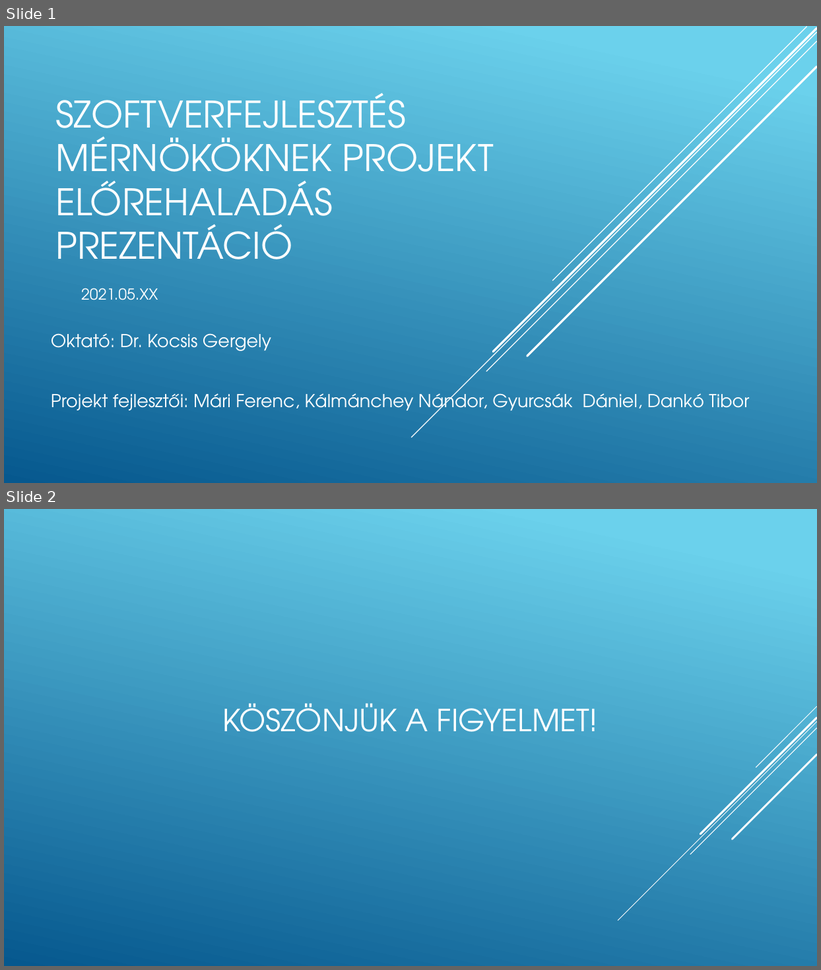
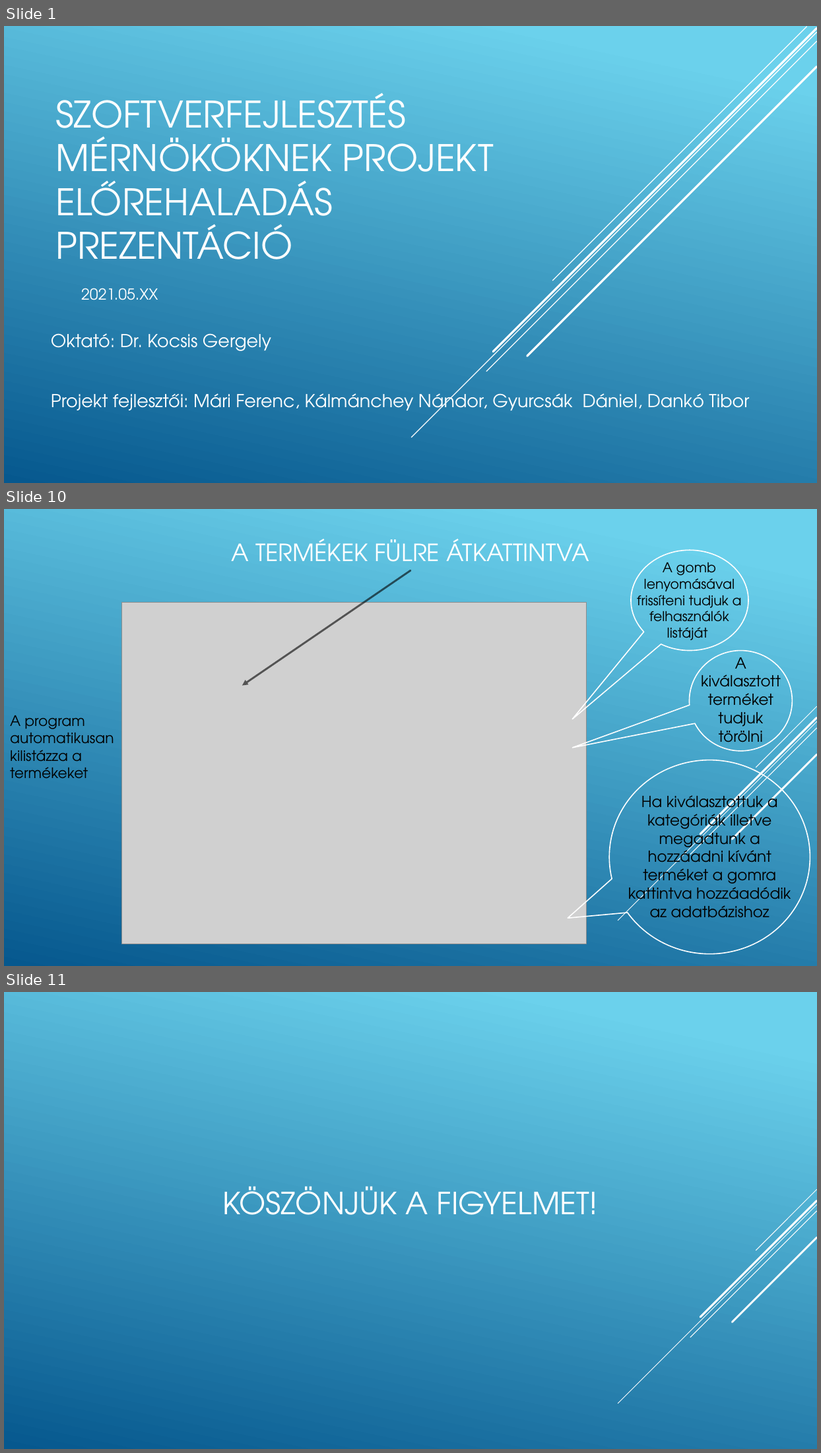
Before and after one commit to mariferi/Pontus, a slide deck: Végső_Szoftverfejlesztes_mernokoknek_projekt_elorehaladas_prezentacio.pptx. Shown one above the other, each under a label of ours: slides 1 and 2 before the commit, slides 1, 10 and 11 after it; the slides between them are not shown. The pictures are 821x970 and 821x1453 pixels, drawn with LibreOffice and Linux fonts; fonts in the diff are those of the drawing; grey boxes stand for pictures. Boxes give left, top, right and bottom in pixels: in the first picture for what was removed or moved away, otherwise in the second. Text is boxed around its words. In the diff, an @@ line names an element or a change of style, - is before the commit and + after.

```diff
--- a/Végső_Szoftverfejlesztes_mernokoknek_projekt_elorehaladas_prezentacio.pptx
+++ b/Végső_Szoftverfejlesztes_mernokoknek_projekt_elorehaladas_prezentacio.pptx
@@ slide 10 added at <box>4,509,817,966</box>, background gradient #6ED2EB to #06588E; not listed: 5 template elements that a slide beside it also shows @@
@@ title added at <box>232,539,589,572</box>, 28 pt, text #FFFFFF @@
+A TERMÉKEK FÜLRE ÁTKATTINTVA
@@ speech bubble added at <box>631,550,748,650</box>, outline #FFFFFF 1.25 pt @@
@@ text added at <box>637,562,742,640</box>, 16 pt, text #000000 @@
+A gomb lenyomásával frissíteni tudjuk a felhasználók listáját
@@ arrow added from (411, 570) to (242, 686), #000000 2.25 pt @@
@@ picture added at <box>121,602,587,944</box> @@
@@ speech bubble added at <box>690,650,793,751</box>, outline #FFFFFF 1.25 pt @@
@@ text added at <box>701,657,781,749</box>, 18 pt, text #000000 @@
+A kiválasztott terméket tudjuk törölni
@@ text added at <box>10,716,114,779</box>, 17 pt, text #000000 @@
+A program automatikusan kilistázza a termékeket
@@ speech bubble added at <box>610,760,811,955</box>, outline #FFFFFF 1.25 pt @@
@@ text added at <box>628,792,791,918</box>, 18 pt, text #000000 @@
+Ha kiválasztottuk a kategóriák illetve megadtunk a hozzáadni kívánt terméket a gomra kattintva hozzáadódik az adatbázishoz
@@ what was slide 2 is now slide 11 @@
```
Also in this commit, not shown: 8 other slides added.
